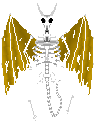
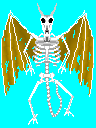
Comparing the layer stacks of the two (96, 128) images. Changes:
added layer "Background" over bbox(0, 0, 96, 128)
